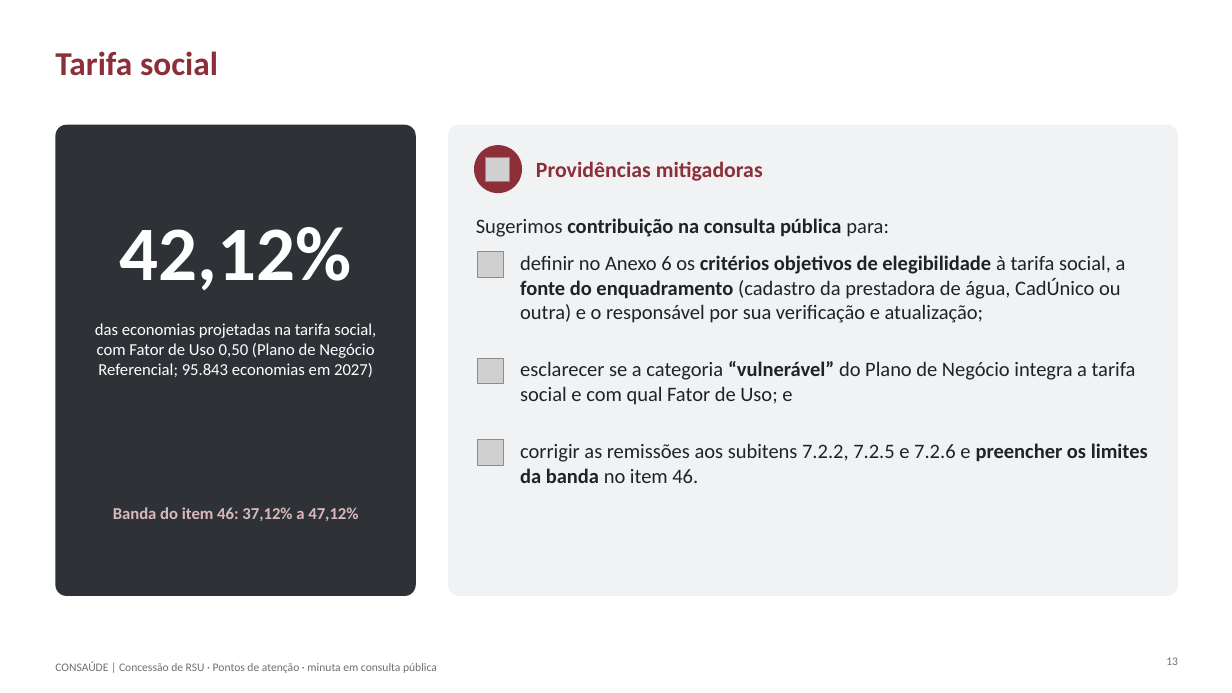
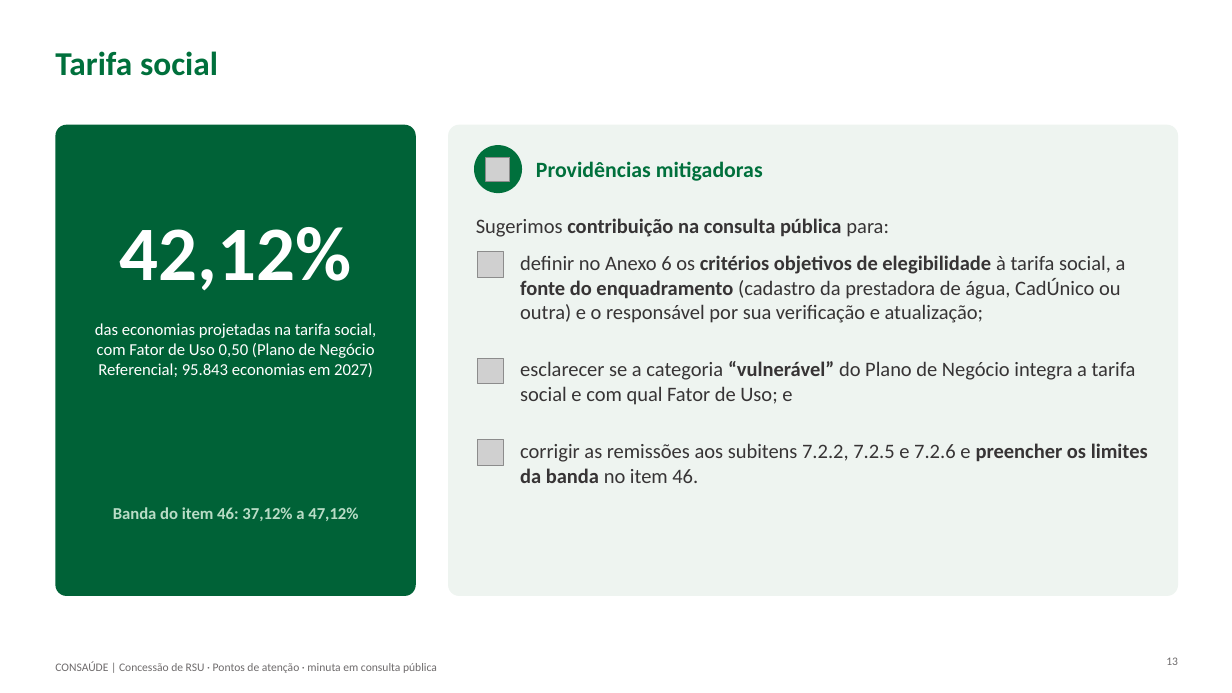
Before and after one commit to matheusdagostino-cyber/Solvi, a slide deck: slide 13 of concessoes/consaude-conc-2026/output/pontos-de-atencao-2026-10-08.pptx. Drawn at 1232x693 pixels with LibreOffice and Linux fonts; fonts in the diff are those of the drawing; grey boxes stand for pictures. Boxes give left, top, right and bottom in pixels: in the first picture for what was removed or moved away, otherwise in the second. Text is boxed around its words. In the diff, an @@ line names an element or a change of style, - is before the commit and + after.

```diff
--- a/concessoes/consaude-conc-2026/output/pontos-de-atencao-2026-10-08.pptx
+++ b/concessoes/consaude-conc-2026/output/pontos-de-atencao-2026-10-08.pptx
@@ title "Tarifa social" at (55, 51, 218, 76): text colour #8C2F39 to #00703C @@
@@ rounded rectangle at (55, 125, 416, 596): fill #2E3236 to #006237 @@
@@ rounded rectangle at (448, 125, 1178, 596): fill #F1F2F3 to #EEF4F0 @@
@@ ellipse at (474, 145, 522, 193): fill #8C2F39 to #00703C @@
@@ text "Providências mitigadoras" at (536, 161, 763, 181): text colour #8C2F39 to #00703C @@
@@ text colour #1F2328 to #373435 in 4 elements at (476, 218, 889, 237), (520, 255, 1126, 323), (520, 361, 1136, 405), (520, 443, 1148, 483) @@
@@ text "Banda do item 46: 37,12% ..." at (113, 507, 358, 521): text colour #D9B8BC to #B9DCC6 @@
```
Also in this commit, not shown: 20 other slides changed, 1 other file.
